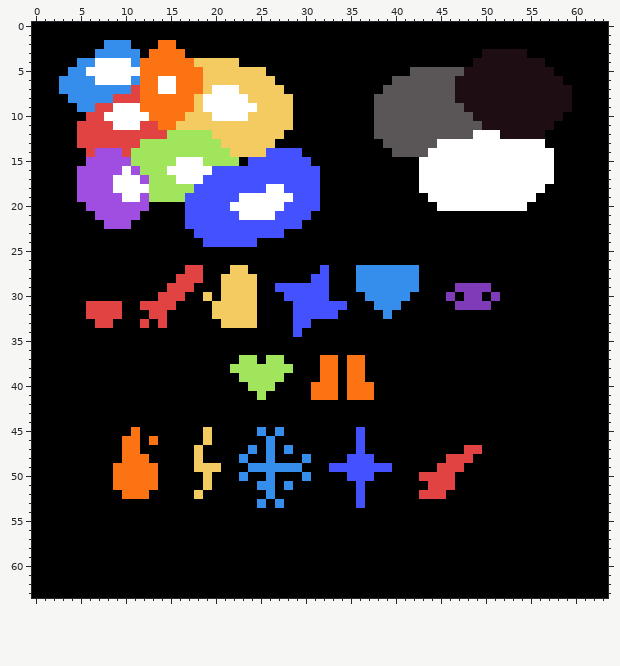
One commit to this pixel-art file: assets/color_palette.ase. The picture above is the old version.
64x64 pixels, 1 frame. Colours within 5 levels of each other are drawn and written as one.
New version:
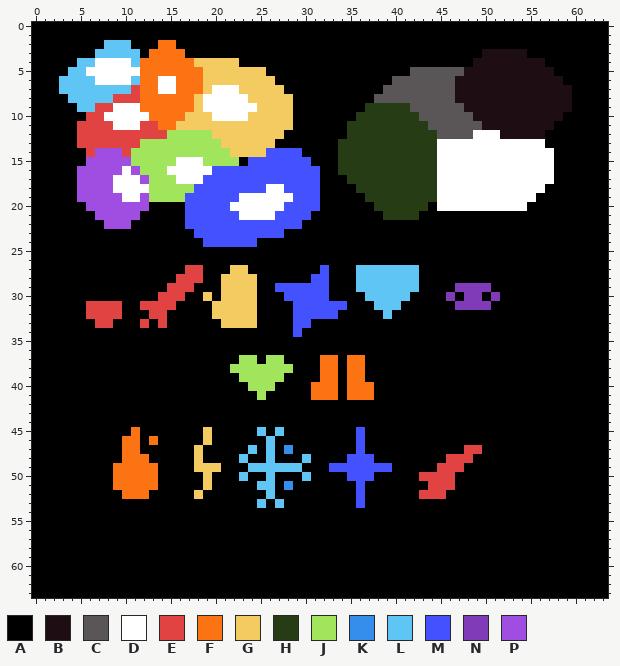
Palette (. is transparent): A #000000  B #1e0d13  C #5a5556  D #ffffff  E #e14242  F #fb7313  G #f4cb61  H #253c15  J #a0e55b  K #358dec  L #5fc5f4  M #4451ff  N #803cb8  P #9f4ee1
Edits made:
Layers "Layer 1", "Layer 2":
The author changed colour A to colour H in row 9 at x 37; in row 10 at x 36 to 37; in rows 11 to 12 at x 35 to 37; in row 13 at x 34 to 38; in row 14 at x 34 to 39; in rows 15 to 16 at x 34 to 42.
The author changed colour A to colour H in row 17 at x 35 to 42; in row 18 at x 36 to 42; in row 19 at x 37 to 43; in row 20 at x 38 to 43; in row 21 at x 39 to 42.
The author changed colour C to colour H in row 9 at x 38 to 41; in row 10 at x 38 to 42; in row 11 at x 38 to 43; in row 12 at x 38 to 44; in row 13 at x 39 to 44; in row 14 at x 40 to 43.
The author changed colour D to colour H in row 14 at x 44; in rows 15 to 18 at x 43 to 44; in row 19 at x 44.
The author changed colour K to colour L in row 2 at x 8 to 10; in row 3 at x 7 to 11; in row 4 at x 5 to 6 and 11; in row 5 at x 4 to 5; in row 6 at x 3 to 6 and 11; in row 7 at x 3 to 10.
The author changed colour K to colour L in row 8 at x 4 to 8; in row 9 at x 5 to 6; in rows 27 to 29 at x 36 to 42; in row 30 at x 37 to 41; in row 31 at x 38 to 40; in row 32 at x 39.
The author changed colour K to colour L in row 45 at x 25 and 27; in row 46 at x 26; in row 47 at x 24 and 26; in row 48 at x 23, 26 and 30; in row 49 at x 24 to 29; in row 50 at x 23, 26 and 30.
The author changed colour K to colour L in row 51 at x 25 to 26; in row 52 at x 26; in row 53 at x 25 and 27.
Boxes around the changes in both pictures, in picture pixels (x1, y1, x2, y2):
changed: (59, 40, 140, 112)
changed: (338, 103, 437, 220)
changed: (356, 265, 419, 319)
changed: (239, 427, 311, 508)
